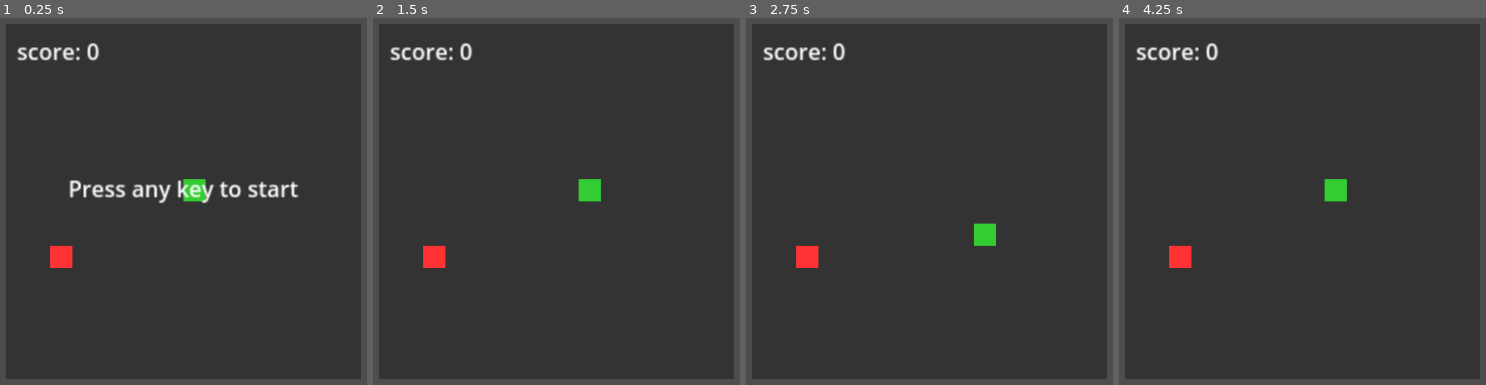
Above: before the commit, frames 1-4 (left to right).
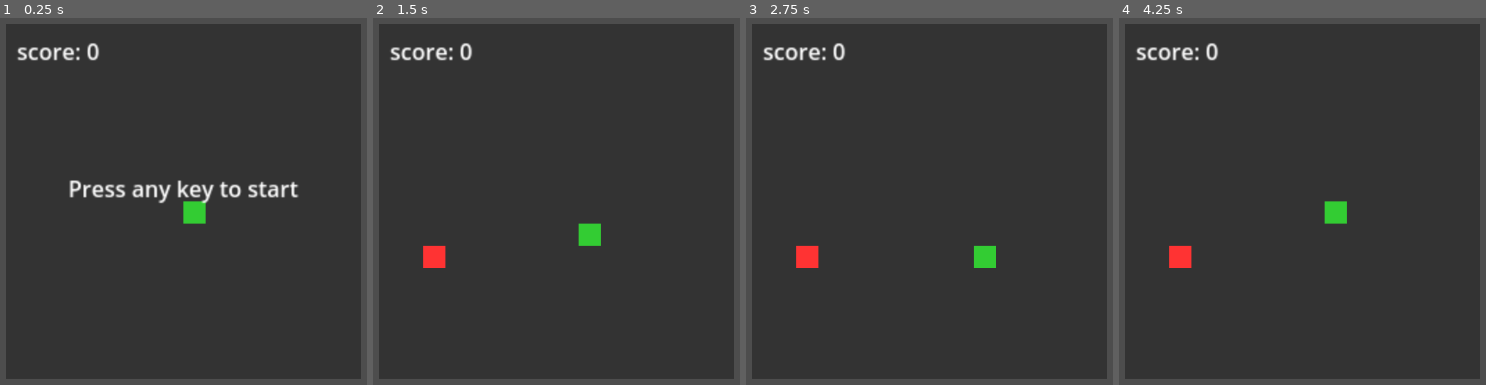
Above: after the commit, the same moments.

Repository: TrygoGH/snake-prototype
Game: Godot game, scene res://main_scene.tscn
Two runs of this game, one before a commit and one after it. Both use one fixed random seed, a clock stepped at 60 frames per second and the inputs below.
Inputs:
- Up to frame 1 (0.25 s): no input
- Up to frame 2 (1.5 s): tap Enter at 0.5 s; hold Right 0.53-1.28 s; hold Down from 1.28 s (still down)
- Up to frame 3 (2.75 s): tap Space at 2 s; release Down at 2.03 s; hold Right from 2.03 s (still down)
- Up to frame 4 (4.25 s): release Right at 2.78 s; hold Up 2.78-3.53 s; tap Enter at 3.5 s; hold Left from 3.53 s (still down); tap R (reload_game, bound only after the commit) at 4.15 s

The runs differ from the first frame. In frame 1, 1.1% of the frame differs, in the area x 13-57%, y 43-69%; in frame 2, 0.8%; in frame 3, 0.7%; in frame 4, 0.8%.

Commit message:
Feat(gameplay): full snake gameplay
Added new logic to the game to complete the basic snake gameplay:

- Separated snake moving logic to head and body
- Added a body
- Added a draw method to the Snake class
- Added a length variable to keep track of the size of the snake
- Added a variable to keep track of the snakes last head position

- Turned the game over logic into its own function
- Made multiple checks for game over states (turning into body, crashing against edge)
- Added a draw cycle (clear, draw food, draw snake)
- Added input to check if R is pressed to restart the scene after dying

Misc:
- Dying now stops the scene by stopping the LifecycleManager. Its process mode is set to disabled
- LifecycleManager now calls TickManager instead of other way around
- Added some functions to allow for this new behavior

Diff:
--- a/Cell.gd
+++ b/Cell.gd
@@ -6,6 +6,7 @@
 	HEAD,
 	TAIL,
 	APPLE,
+	BODY,
 }
 
 var type: Types = Types.EMPTY
--- a/GameManager.gd
+++ b/GameManager.gd
@@ -6,8 +6,8 @@
 signal start
 
 @export var snake: Snake
-var snake_pos: Vector2i
 var food_pos: Vector2i
+var previous_head_pos: Vector2i
 var is_game_over := false
 
 func _setup():
@@ -22,17 +22,33 @@
 			start.emit()
 
 func _tick(float):
-	snake._move_head()
-	print(snake.head_pos, food_pos)
+	_clear_grid()
+	_draw_food()
+	snake.move_snake()
+	snake.draw()
 	if snake.head_pos == food_pos:
 		snake_ate_food.emit()
+		snake.add_body_part()
+		print(snake.positions)
 		_spawn_food()
+
 	if _check_snake_oob():
-		is_game_over = true
-		Engine.time_scale = 0
-		get_tree().paused = true
-		game_over.emit()
+		_game_over()
 
+	if _check_snake_self_collision():
+		_game_over()
+
+	print(_check_back_turn())
+	if _check_back_turn():
+		_game_over()
+
+	previous_head_pos = snake.previous_head_pos
+
+func _draw_food():
+		Systems.grid_manager.set_cell(Cell.Types.APPLE, food_pos)
+
+func _clear_grid():
+	Systems.grid_manager.clear_grid()
 
 func _spawn_food():
 	var grid_size = Systems.grid_manager.grid_size
@@ -40,7 +56,6 @@
 	var x = rng.randi_range(1, grid_size.x)
 	var y = rng.randi_range(1, grid_size.y)
 	var new_pos = Vector2i(x,y) - Vector2i(1, 1)
-	Systems.grid_manager.set_cell(Cell.Types.APPLE, new_pos)
 
 	food_pos = new_pos
 
@@ -52,3 +67,34 @@
 	if position.x > max_grid_postions.x or position.y > max_grid_postions.y:
 		return true
 	return false
+
+func _game_over():
+	is_game_over = true
+	Systems.lifecycle_manager.process_mode = Node.PROCESS_MODE_DISABLED
+	game_over.emit()
+
+func _check_snake_self_collision():
+	var body_positions = snake.positions.duplicate()
+	body_positions.remove_at(0)
+	for position in body_positions:
+		print("body position: ", position)
+		if position == snake.head_pos:
+			return true
+	return false
+
+func _check_back_turn():
+	print("presv", previous_head_pos, snake.head_pos)
+	if snake.length <= 1:
+		return false
+	return snake.head_pos == previous_head_pos
+
+func _input(event):
+	if event.is_action_pressed("reload_game"):
+		_handle_reload(event)
+
+func _handle_reload(event):
+	if is_game_over:
+		_reload_game()
+
+func _reload_game():
+	get_tree().reload_current_scene()
--- a/GridManager.gd
+++ b/GridManager.gd
@@ -34,3 +34,6 @@
 	var cell = grid.get_cell(position)
 	print(cell)
 	return cell
+
+func clear_grid():
+	grid.clear()
--- a/GridNode.gd
+++ b/GridNode.gd
@@ -7,6 +7,7 @@
 	Cell.Types.HEAD: Color(0.2, 0.8, 0.2, 1),   # green
 	Cell.Types.TAIL: Color(0.1, 0.5, 0.1, 1),   # darker green
 	Cell.Types.APPLE: Color(1, 0.2, 0.2, 1),    # red
+	Cell.Types.BODY: Color(0.1, 0.5, 0.1, 1),    # red
 }
 var cellnodes: Array[CellNode]
 
--- a/LifeCycleManager.gd
+++ b/LifeCycleManager.gd
@@ -22,6 +22,13 @@
 	for node in currentNodes:
 		_add_node_lifecycles(node)
 	_start_lifecycle_methods.call_deferred()
+
+func _physics_process(delta: float) -> void:
+	var tick_manager = Systems.tick_manager
+	tick_manager.update_tick(delta)
+	var ticks = tick_manager.calculate_ticks()
+	for i in ticks:
+		_call_tick(delta)
 
 func _start_lifecycle_methods():
 	_call_setup()
--- a/Snake.gd
+++ b/Snake.gd
@@ -1,7 +1,10 @@
 extends Node2D
 class_name Snake
 var head_pos := Vector2i(8, 8)
+var previous_head_pos := head_pos
 var head_dir := Vector2i.ZERO
+var length := 1
+var positions: Array[Vector2i] = [head_pos]
 enum directions{
 	RIGHT,
 	LEFT,
@@ -28,7 +31,7 @@
 func _tick(delt):
 	pass
 
-func _move_head():
+func move_head():
 	var newDirection = direction_vectors.UP
 	match last_dir:
 		directions.UP:
@@ -40,9 +43,33 @@
 		directions.RIGHT:
 			newDirection = direction_vectors.RIGHT
 
-	Systems.grid_manager.set_cell(Cell.Types.EMPTY, head_pos)
+	previous_head_pos = head_pos
 	head_pos += newDirection
-	Systems.grid_manager.set_cell(Cell.Types.HEAD, head_pos)
+
+func move_snake():
+	move_head()
+	move_body()
+	update_head_position()
+
+func move_body():
+	var max_index = positions.size() - 1
+	for i in max_index:
+		positions[max_index - i] = positions[max_index - i - 1]
+
+func update_head_position():
+	positions[0] = head_pos
+
+func draw():
+	var grid_manager = Systems.grid_manager
+	if positions.size() > 1:
+		for position in positions:
+			grid_manager.set_cell(Cell.Types.BODY, position)
+	grid_manager.set_cell(Cell.Types.HEAD, head_pos)
+
+func add_body_part():
+	positions.append(Vector2i(previous_head_pos))
+	print("snake pos: ", positions)
+	length = positions.size()
 
 func _turn_head_event_handler(event: InputEventKey):
 	if event.keycode == KEY_UP and not event.keycode == last_key:
--- a/Systems.gd
+++ b/Systems.gd
@@ -2,6 +2,9 @@
 
 var grid_manager: GridManager
 var game_manager: GameManager
+var tick_manager: TickManager
+var lifecycle_manager: LifeCycleManager
+
 var _systems: Dictionary[String, Node]
 
 func init():
@@ -18,6 +21,8 @@
 func _check_set_globals():
 	grid_manager = get_system_of_type(GridManager)
 	game_manager = get_system_of_type(GameManager)
+	tick_manager = get_system_of_type(TickManager)
+	lifecycle_manager = get_system_of_type(LifeCycleManager)
 
 func get_system_of_type(target_type: Object):
 	for system in _systems.values():
--- a/TickManager.gd
+++ b/TickManager.gd
@@ -1,10 +1,10 @@
 extends Node
+class_name TickManager
 
 signal tick
 signal initialized
 
 @export var _tps: int = 1
-@export var lifecycle_manager: LifeCycleManager
 @onready var tick_rate := 1.0 / _tps
 var _max_tps := 60
 var _currentTick := 0.0
@@ -16,18 +16,10 @@
 	tick_rate = 1.0 / _tps
 	pass
 
-func _physics_process(delta):
-	if test > 0:
-		_call_tick(delta)
-	test += 1
-
-func _call_tick(delta):
+func update_tick(delta):
+	oldTick = currentTick
 	_currentTick += (delta/tick_rate)
 	currentTick = floor(_currentTick)
-	while currentTick > oldTick:
-		oldTick += 1
-		lifecycle_manager.call_tick(delta)
-	oldTick = currentTick
 
 func _setup():
 	print(tick_rate)
@@ -41,3 +33,6 @@
 
 func _calculate_tick_rate(tps):
 	return 1.0 / tps
+
+func calculate_ticks() -> int:
+	return currentTick - oldTick
--- a/main_scene.tscn
+++ b/main_scene.tscn
@@ -8,14 +8,14 @@
 [ext_resource type="Script" uid="uid://kfg8ao4klebb" path="res://GridNode.gd" id="5_nfk4m"]
 [ext_resource type="Script" uid="uid://30fdj3flby20" path="res://LifeCycleManager.gd" id="6_66tet"]
 [ext_resource type="Script" uid="uid://chq6chfvxa7ti" path="res://Snake.gd" id="7_7ycvg"]
-[ext_resource type="Script" uid="uid://cssjym6ukvbek" path="res://UI.gd" id="9_7ycvg"]
+[ext_resource type="Script" path="res://UI.gd" id="9_7ycvg"]
 
 [node name="Node2D" type="Node2D"]
 process_mode = 3
 
 [node name="Systems" type="Node2D" parent="." node_paths=PackedStringArray("systems")]
 script = ExtResource("1_nfk4m")
-systems = [NodePath("In-Game/GridManager"), NodePath("In-Game/DifficultyManager"), NodePath("Node/LifecycleManager"), NodePath("In-Game/GameManager")]
+systems = [NodePath("In-Game/GridManager"), NodePath("In-Game/DifficultyManager"), NodePath("Node/LifecycleManager"), NodePath("In-Game/GameManager"), NodePath("In-Game/CameraManager"), NodePath("In-Game/TickManager")]
 
 [node name="In-Game" type="Node" parent="Systems"]
 process_mode = 1
@@ -26,10 +26,9 @@
 offset = Vector2(128, 128)
 zoom = Vector2(2, 2)
 
-[node name="TickManager" type="Node" parent="Systems/In-Game" node_paths=PackedStringArray("lifecycle_manager") groups=["managers"]]
+[node name="TickManager" type="Node" parent="Systems/In-Game" groups=["managers"]]
 script = ExtResource("1_2c62f")
 _tps = 2
-lifecycle_manager = NodePath("../../Node/LifecycleManager")
 
 [node name="GridManager" type="Node" parent="Systems/In-Game" groups=["managers"]]
 process_mode = 1
@@ -85,7 +84,8 @@
 offset_top = 117.0
 offset_right = 172.0
 offset_bottom = 140.0
-text = "GAME OVER"
+text = "GAME OVER
+Press R to restart"
 
 [node name="Press to start" type="Label" parent="UI"]
 layout_mode = 0
--- a/project.godot
+++ b/project.godot
@@ -22,3 +22,12 @@
 [global_group]
 
 world="world stuff"
+
+[input]
+
+reload_game={
+"deadzone": 0.5,
+"events": [Object(InputEventKey,"resource_local_to_scene":false,"resource_name":"","device":-1,"window_id":0,"alt_pressed":false,"shift_pressed":false,"ctrl_pressed":false,"meta_pressed":false,"pressed":false,"keycode":0,"physical_keycode":82,"key_label":0,"unicode":114,"location":0,"echo":false,"script":null)
+, Object(InputEventKey,"resource_local_to_scene":false,"resource_name":"","device":-1,"window_id":0,"alt_pressed":false,"shift_pressed":false,"ctrl_pressed":false,"meta_pressed":false,"pressed":false,"keycode":82,"physical_keycode":0,"key_label":0,"unicode":114,"location":0,"echo":false,"script":null)
+]
+}
